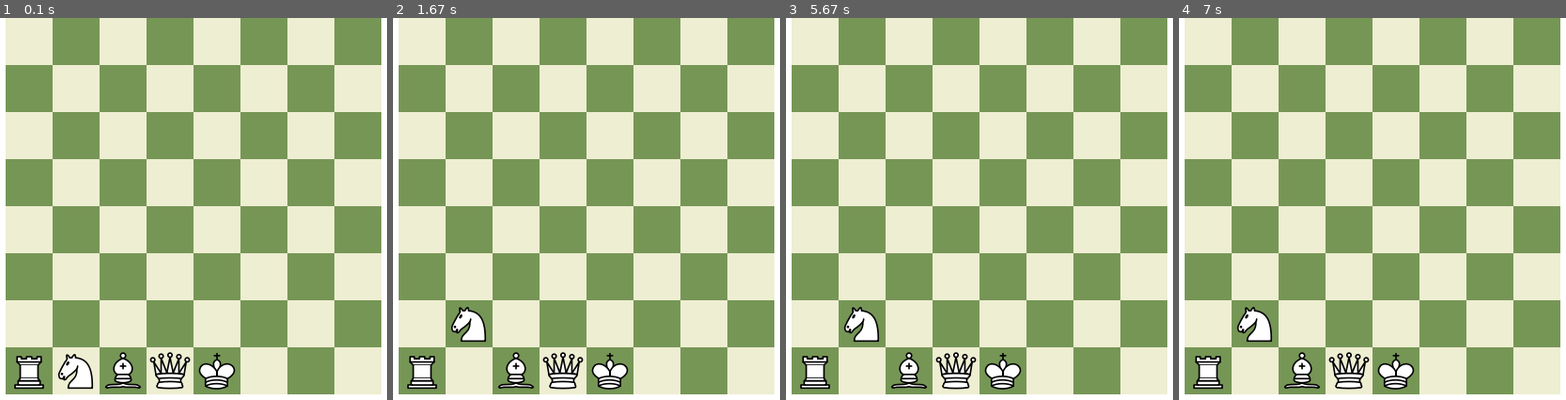
Above: before the commit, frames 1-4 (left to right).
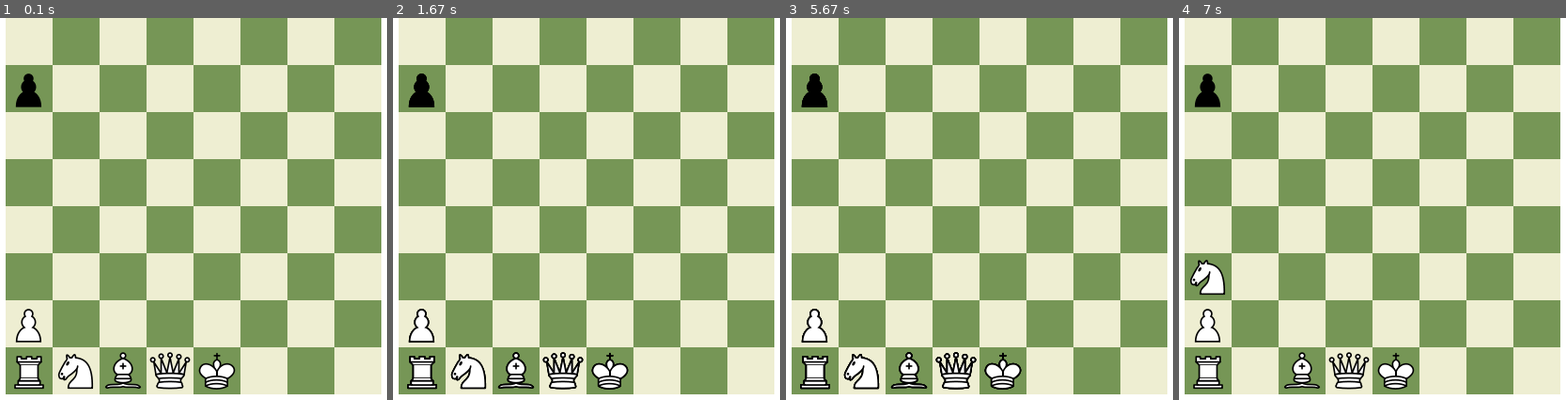
Above: after the commit, the same moments.

Repository: Lartg/pygame-chess
Game: pygame game, started from main.py
Same seed, same stepped clock (60 frames per second), same inputs: the game is played once before the commit and once after it.
Inputs (mouse positions are in pixels of both pictures, inside the frame that each line leads up to):
- Up to frame 1 (0.1 s): no input
- Up to frame 2 (1.67 s): click (423, 323) at 0.38 s; press the mouse at (470, 369) at 0.7 s; move the mouse to (470, 354) at 0.8 s; release the mouse at (474, 338) at 0.93 s
- Up to frame 3 (5.67 s): press the mouse at (863, 369) at 4.03 s; move the mouse to (913, 243) at 4.13 s; release the mouse at (967, 117) at 4.27 s; press the mouse at (863, 369) at 5.37 s; move the mouse to (964, 331) at 5.47 s; release the mouse at (1068, 293) at 5.6 s
- Up to frame 4 (7 s): press the mouse at (1256, 369) at 6.2 s; move the mouse to (1237, 315) at 6.3 s; release the mouse at (1213, 262) at 6.43 s

The runs differ from the first frame. In frame 1, 0.8% of the frame differs, in the area x 3-11%, y 14-85%; in frame 2, 2.3%; in frame 3, 2.4%, in the area x 3-61%, y 14-98%; in frame 4, 1.9%.

Commit message:
all pieces move correctly

Diff:
--- a/pieces.py
+++ b/pieces.py
@@ -28,8 +28,30 @@
 
 
 class Pawn(Piece):
-  def move():
-    pass
+  def move(self, board, screen):
+    new_position = board.return_board_position(pygame.mouse.get_pos())
+    translation = [self.position[0] - new_position[0], self.position[1] - new_position[1]]
+    if 'w' in self.name:
+      if self.position[1] > 6*board.square_size:
+        if translation[0] == 0 and translation[1] == board.square_size or translation[0] == 0 and translation[1] == 2*board.square_size:
+          self.position = board.return_board_position(pygame.mouse.get_pos())
+          self.render_piece(screen)
+          board.draw_board_squares(screen)
+      elif translation[0] == 0 and translation[1] == board.square_size:
+        self.position = board.return_board_position(pygame.mouse.get_pos())
+        self.render_piece(screen)
+        board.draw_board_squares(screen)
+    if 'b' in self.name:
+      if self.position[1] < 2*board.square_size:
+        if translation[0] == 0 and translation[1] == -board.square_size or translation[0] == 0 and translation[1] == -2*board.square_size:
+          self.position = board.return_board_position(pygame.mouse.get_pos())
+          self.render_piece(screen)
+          board.draw_board_squares(screen)
+      elif translation[0] == 0 and translation[1] == -board.square_size:
+        self.position = board.return_board_position(pygame.mouse.get_pos())
+        self.render_piece(screen)
+        board.draw_board_squares(screen)
+
   def promote_pawn():
     pass
   pass
@@ -53,9 +75,17 @@
   def move(self, board, screen):
     new_position = board.return_board_position(pygame.mouse.get_pos())
     translation = [self.position[0] - new_position[0], self.position[1] - new_position[1]]
-    self.position = board.return_board_position(pygame.mouse.get_pos())
-    self.render_piece(screen)
-    board.draw_board_squares(screen)
+    if translation[1] == 2*board.square_size or translation[1] == -2*board.square_size:
+      if translation[0] == board.square_size or translation[0] == -board.square_size:
+        self.position = board.return_board_position(pygame.mouse.get_pos())
+        self.render_piece(screen)
+        board.draw_board_squares(screen)
+    elif translation[0] == 2*board.square_size or translation[0] == -2*board.square_size:
+      if translation[1] == board.square_size or translation[1] == -board.square_size:
+        self.position = board.return_board_position(pygame.mouse.get_pos())
+        self.render_piece(screen)
+        board.draw_board_squares(screen)
+
   pass
 
 class Rook(Piece):
--- a/standard_setup.py
+++ b/standard_setup.py
@@ -5,11 +5,15 @@
 wQB = Bishop('wB', 375, 375)
 wQ = Queen('wQ', 425, 375)
 wK = King('wK', 475, 375)
+wQRp = Pawn('wP', 275, 325)
+bKRp = Pawn('bP', 275, 75)
 
 standard_setup = [
   wQR,
   wQN,
   wQB,
   wQ,
-  wK
+  wK,
+  wQRp,
+  bKRp
 ]
